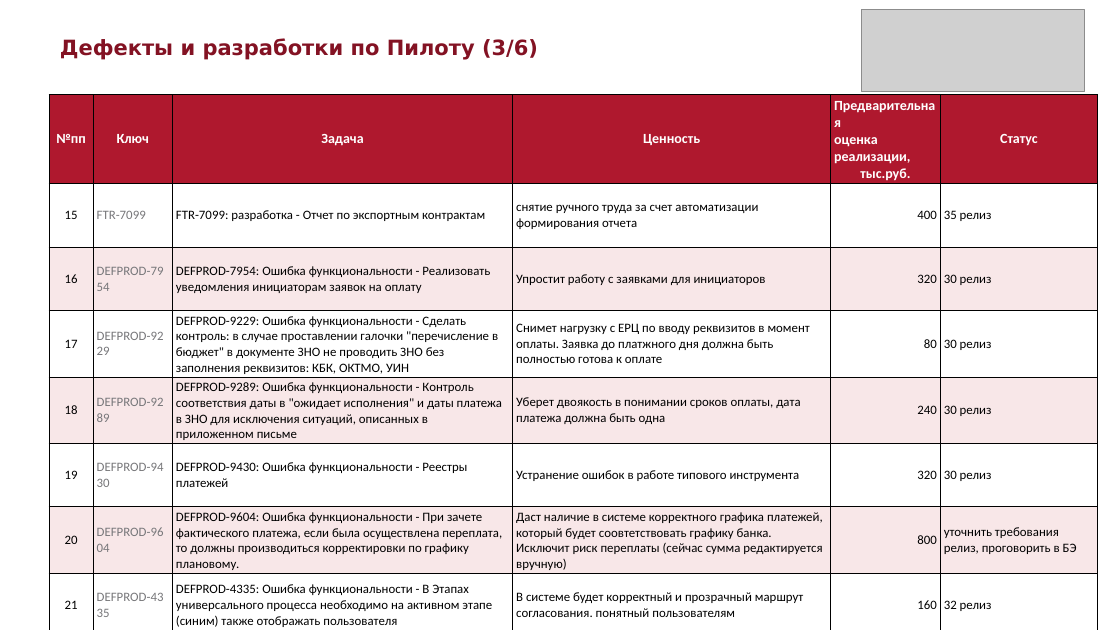
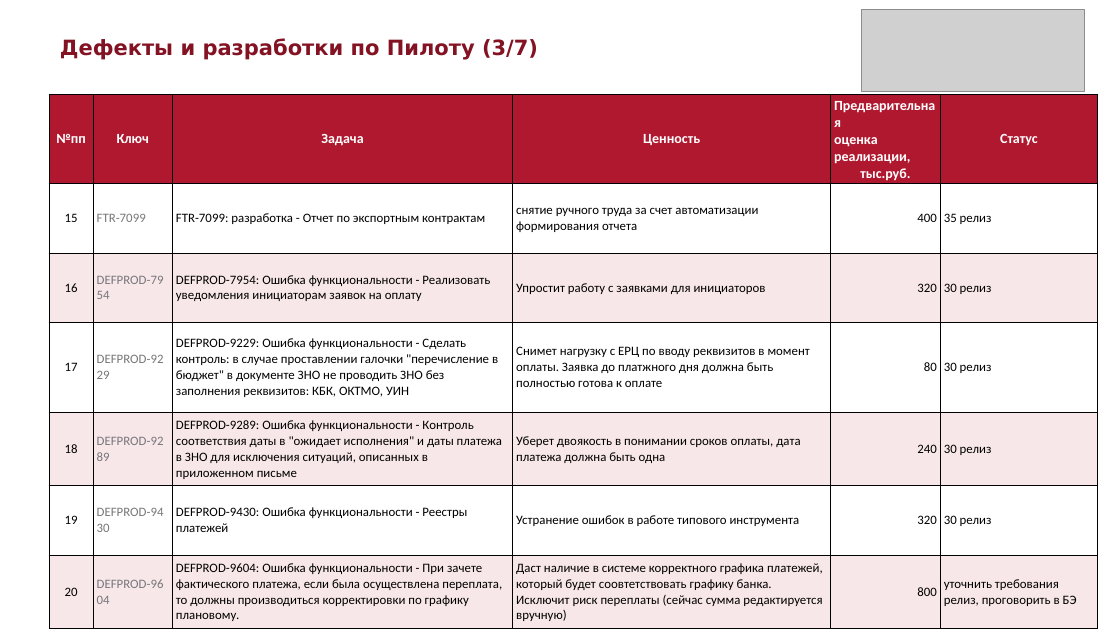
Before and after one commit to sokrat-in-me/pptx, a slide deck: slide 3 of Дефекты_и_разработки_по_Пилоту.pptx. Drawn at 1120x630 pixels with LibreOffice and Linux fonts; fonts in the diff are those of the drawing; grey boxes stand for pictures. Boxes give left, top, right and bottom in pixels: in the first picture for what was removed or moved away, otherwise in the second. Text is boxed around its words. In the diff, an @@ line names an element or a change of style, - is before the commit and + after.

```diff
--- a/Дефекты_и_разработки_по_Пилоту.pptx
+++ b/Дефекты_и_разработки_по_Пилоту.pptx
@@ text at (x1=60, y1=38, x2=538, y2=60): text changed @@
-Дефекты и разработки по Пилоту (3/6)
+Дефекты и разработки по Пилоту (3/7)
@@ table at (x1=49, y1=95, x2=1098, y2=625) @@
-row 8: 21 | DEFPROD-4335 | DEFPROD-4335: Ошибка функциональности - В Этапах универсального процесса необходимо на активном этапе (синим) также отображать пользователя | В системе будет корректный и прозрачный маршрут согласования. понятный пользователям | 160 | 32 релиз
```
Also in this commit, not shown: 5 other slides changed, 1 slide added, 1 other file.
